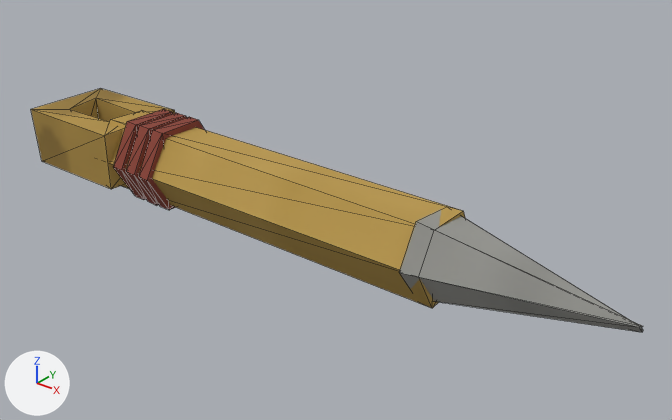
The glTF model blender/exports/rustic/needle_brass.glb: old version first, new version second.
Rendered twice from a 50 mm camera at (0.2604, -0.2947, 0.2084) aimed at (0.0157, 0.0111, 0.0187). Lighting does not change. The marker at lower left points along +X, +Y and +Z. The older version comes first. Mesh edges are drawn as thin lines. Vertices at exactly the same position are counted once.

In view in the first picture: 'NeedleBrass'.
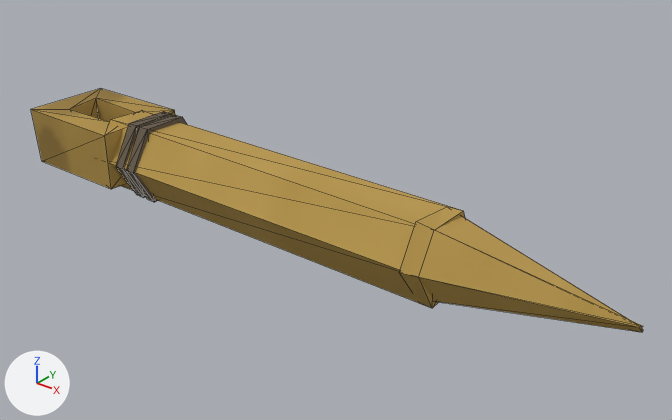
Pixel boxes [x1, y1, x2, y2] of what changed, in the pictures (672 x 420 px; the box of a moved part takes in the faces that stretch with it):
part 1 of me_needlebrass, moved or reshaped: before [126, 113, 187, 206]; after [116, 111, 172, 198]
part 2 of me_needlebrass, moved or reshaped: before [113, 109, 173, 200]; after [127, 115, 186, 202]
part 3 of me_needlebrass, deleted (brown): before [139, 117, 205, 210]
part 4 of me_needlebrass, recoloured (grey to brown): [399, 210, 643, 332] in both

What changed in the scene script:
```text
Add mat_twine:
    mat_twine = principled_material('twine')
    mat_twine.base_color = (0.119, 0.089, 0.055)  # brown #615442
    mat_twine.roughness = 0.6
Change me_needlebrass:
    used by ob_needlebrass; location = (-0.0168, 0.0, 0.021)
    remove me_needlebrass.from_pydata(...)  # 76 vertices, 132 faces; spans x -0.152..0.185, y -0.025..0.025, z -0.021..0.021
    remove me_needlebrass.materials.append(mat_rustic_paint_red)  # picture img_rustic_paint_red
    add me_needlebrass.from_pydata(...)  # 64 vertices, 112 faces; spans x -0.152..0.185, y -0.024..0.024, z -0.02..0.02
    me_needlebrass part 1: the loose piece of 12 vertices spanning x -0.075..-0.068, y -0.024..0.025, z -0.021..0.021 is scaled about its middle by (0.773, 0.95, 0.948), then moved by (-0.01, 0.0, 0.0), in mat_twine (brown #615442)
    me_needlebrass part 2: the loose piece of 12 vertices spanning x -0.085..-0.078, y -0.024..0.024, z -0.021..0.021 is scaled about its middle by (0.827, 0.959, 0.961), then moved by (0.008, 0.0, 0.0), in mat_twine (brown #615442)
    me_needlebrass part 3: the loose piece of 12 vertices spanning x -0.065..-0.058, y -0.025..0.025, z -0.021..0.021 is deleted
    me_needlebrass part 4: 20 faces spanning x 0.092..0.185, y -0.022..0.02, z -0.019..0.019 switch from mat_rustic_steel (picture img_rustic_steel) to mat_rustic_brass (picture img_rustic_brass)
    add me_needlebrass.materials.append(mat_twine)  # brown #615442
```
